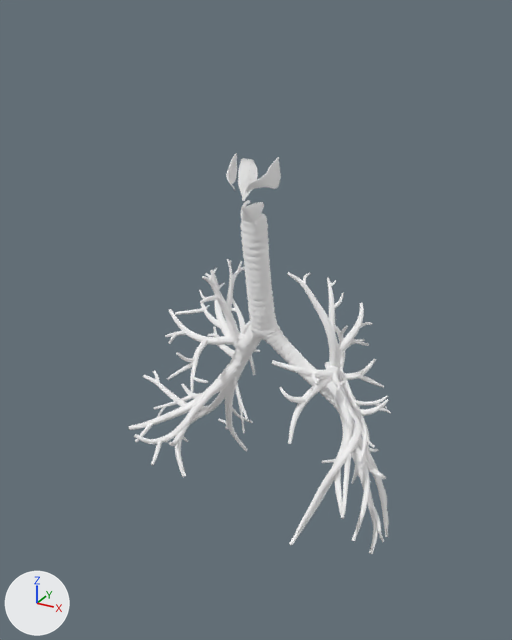
The glTF model assets/anatomy/models/respiratory.glb, before and after one commit.
Before and after are seen from a 50 mm lens placed at (0.251, -0.454, 0.746), pointed at (0.005, -0.007, 0.522). Arrows for +X, +Y and +Z are at lower left; the lights stay in place. The older version comes first. Where no turn or scale is listed for an object, it has been applied to the vertices.

The first picture shows 'FMA68211', 'FMA68212', 'FMA68214', 'FMA68215', 'FMA68222', 'FMA68223', 'FMA68227', 'FMA68418', 'FMA7394', 'FMA7396', 'FMA8640' and 20 more.
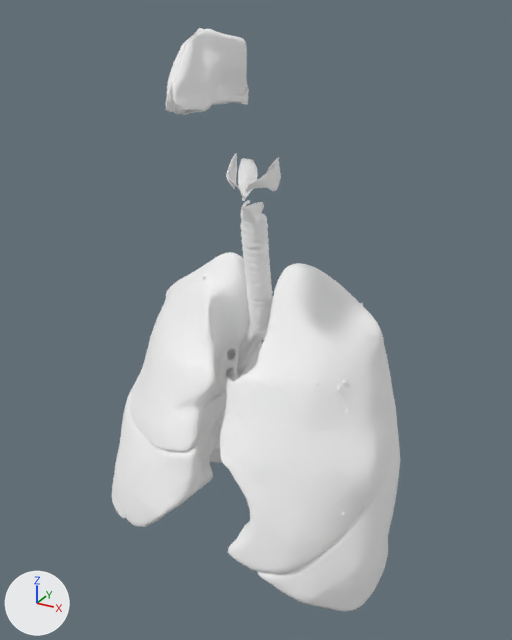
Changed parts and their boxes [x1, y1, x2, y2] in the pictures (512 x 640 px):
'ZA_Superior_lobe_of_left_lung', added: after [220, 263, 396, 573]
'ZA_Superior_lobe_of_right_lung', added: after [130, 252, 259, 452]
'ZA_Inferior_lobe_of_left_lung', added: after [257, 416, 400, 611]
'ZA_Middle_lobe_of_right_lung', added: after [114, 386, 227, 527]
'ZA_Mucosa_of_nasal_cavity', added: after [165, 28, 249, 115]
'ZA_Inferior_lobe_of_right_lung', added (mostly hidden): after [112, 340, 262, 518]

Edits to the bpy script that builds the scene:
```text
Add me_za_superior_lobe_of_right_lung:
    me_za_superior_lobe_of_right_lung.from_pydata(...)  # 1577 vertices, 3098 faces; spans x -0.056..0.056, y -0.079..0.079, z -0.064..0.064
    me_za_superior_lobe_of_right_lung.materials.append(mat_respiratory)  # white #ffffff
Add me_za_superior_lobe_of_left_lung:
    me_za_superior_lobe_of_left_lung.from_pydata(...)  # 1874 vertices, 3715 faces; spans x -0.057..0.057, y -0.084..0.084, z -0.101..0.101
    me_za_superior_lobe_of_left_lung.materials.append(mat_respiratory)  # white #ffffff
Add me_za_mucosa_of_nasal_cavity:
    me_za_mucosa_of_nasal_cavity.from_pydata(...)  # 1937 vertices, 3912 faces; spans x -0.0139..0.0139, y -0.0354..0.0354, z -0.0239..0.0239
    me_za_mucosa_of_nasal_cavity.materials.append(mat_respiratory)  # white #ffffff
Add me_za_middle_lobe_of_right_lung:
    me_za_middle_lobe_of_right_lung.from_pydata(...)  # 1486 vertices, 2957 faces; spans x -0.0574..0.0574, y -0.0743..0.0743, z -0.0493..0.0493
    me_za_middle_lobe_of_right_lung.materials.append(mat_respiratory)  # white #ffffff
Add me_za_inferior_lobe_of_right_lung:
    me_za_inferior_lobe_of_right_lung.from_pydata(...)  # 1695 vertices, 3379 faces; spans x -0.062..0.062, y -0.085..0.085, z -0.085..0.085
    me_za_inferior_lobe_of_right_lung.materials.append(mat_respiratory)  # white #ffffff
Add me_za_inferior_lobe_of_left_lung:
    me_za_inferior_lobe_of_left_lung.from_pydata(...)  # 1859 vertices, 3702 faces; spans x -0.054..0.054, y -0.089..0.089, z -0.092..0.092
    me_za_inferior_lobe_of_left_lung.materials.append(mat_respiratory)  # white #ffffff
Add ob_za_superior_lobe_of_right_lung:
    ob_za_superior_lobe_of_right_lung = bpy.data.objects.new('ZA_Superior_lobe_of_right_lung', me_za_superior_lobe_of_right_lung)
    ob_za_superior_lobe_of_right_lung.location = (-0.0583, -0.0078, 0.4999)
Add ob_za_superior_lobe_of_left_lung:
    ob_za_superior_lobe_of_left_lung = bpy.data.objects.new('ZA_Superior_lobe_of_left_lung', me_za_superior_lobe_of_left_lung)
    ob_za_superior_lobe_of_left_lung.location = (0.0624, -0.016, 0.4655)
Add ob_za_mucosa_of_nasal_cavity:
    ob_za_mucosa_of_nasal_cavity = bpy.data.objects.new('ZA_Mucosa_of_nasal_cavity', me_za_mucosa_of_nasal_cavity)
    ob_za_mucosa_of_nasal_cavity.location = (-0.0008, -0.0648, 0.7116)
Add ob_za_middle_lobe_of_right_lung:
    ob_za_middle_lobe_of_right_lung = bpy.data.objects.new('ZA_Middle_lobe_of_right_lung', me_za_middle_lobe_of_right_lung)
    ob_za_middle_lobe_of_right_lung.location = (-0.063, -0.0282, 0.407)
Add ob_za_inferior_lobe_of_right_lung:
    ob_za_inferior_lobe_of_right_lung = bpy.data.objects.new('ZA_Inferior_lobe_of_right_lung', me_za_inferior_lobe_of_right_lung)
    ob_za_inferior_lobe_of_right_lung.location = (-0.0645, -0.0027, 0.398)
Add ob_za_inferior_lobe_of_left_lung:
    ob_za_inferior_lobe_of_left_lung = bpy.data.objects.new('ZA_Inferior_lobe_of_left_lung', me_za_inferior_lobe_of_left_lung)
    ob_za_inferior_lobe_of_left_lung.location = (0.0709, -0.0076, 0.4011)
```
